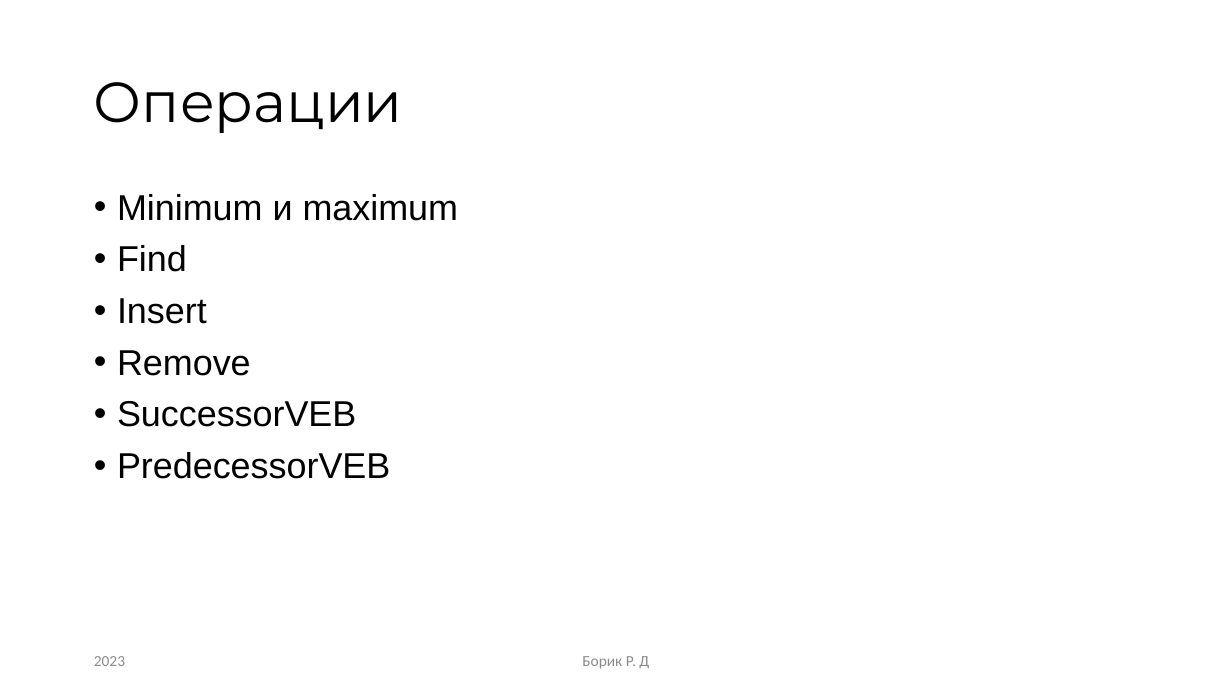
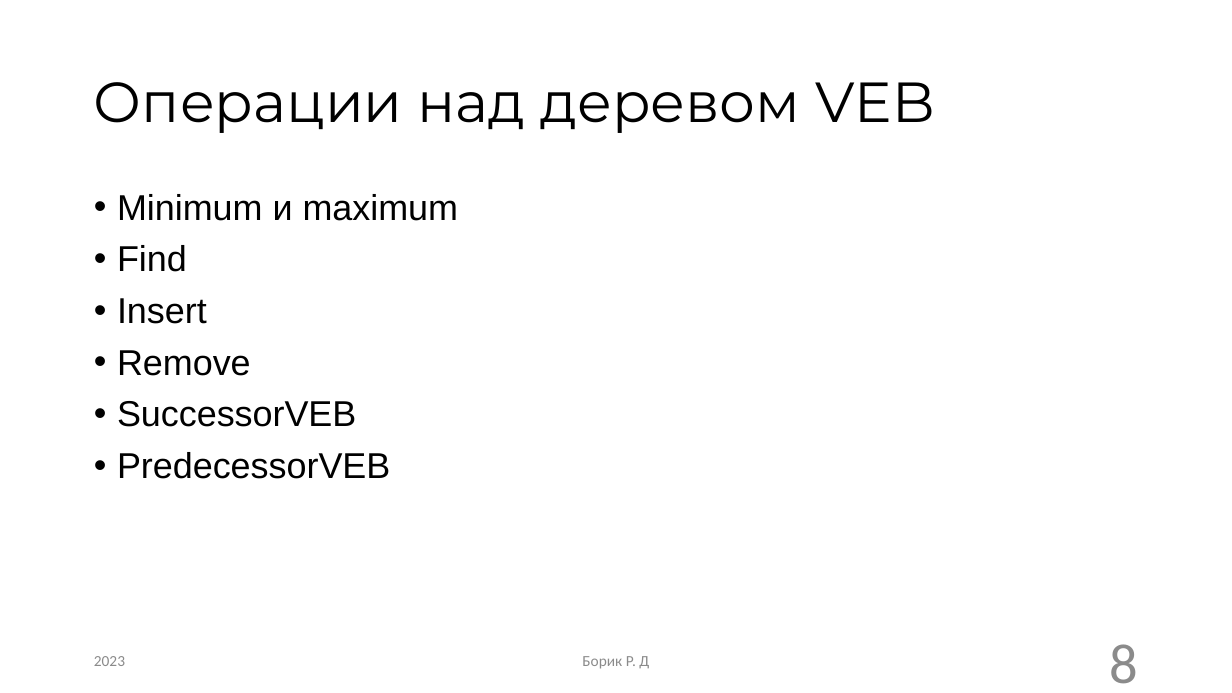
Before and after one commit to RandomServant/Van-Emde-Boas-tree, a slide deck: slide 8 of Presentation van Emde Boas tree.pptx. Drawn at 1232x693 pixels with LibreOffice and Linux fonts; fonts in the diff are those of the drawing. Boxes give left, top, right and bottom in pixels: in the first picture for what was removed or moved away, otherwise in the second. Text is boxed around its words. In the diff, an @@ line names an element or a change of style, - is before the commit and + after.

```diff
--- a/Presentation van Emde Boas tree.pptx
+++ b/Presentation van Emde Boas tree.pptx
@@ title at [94, 82, 935, 133]: text changed @@
-Операции
+Операции над деревом VEB
@@ page number added at [1109, 644, 1138, 684], 44 pt, text #8C8C8C @@
+8
```
Also in this commit, not shown: 15 other slides changed, 1 slide added, 5 slides removed.
